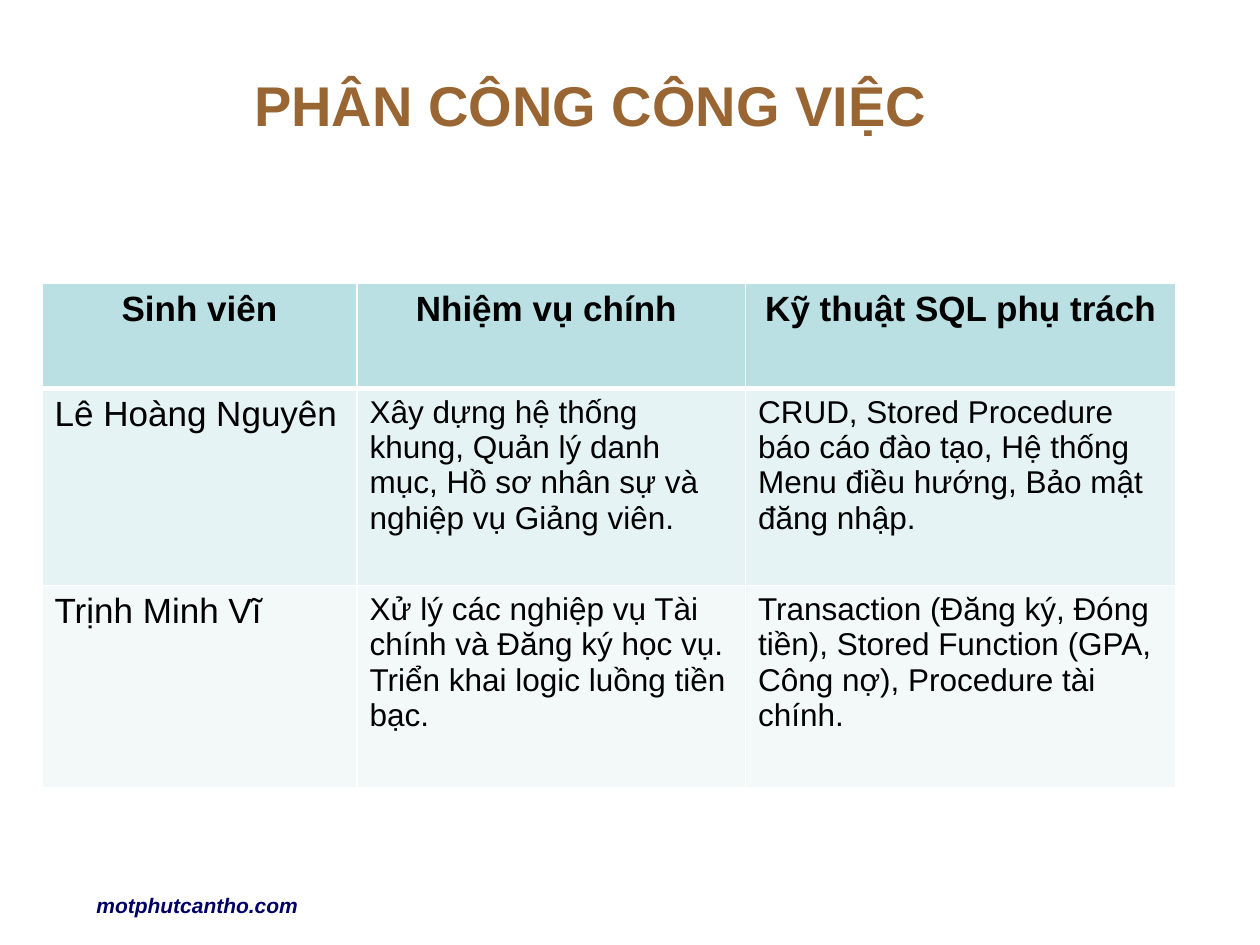
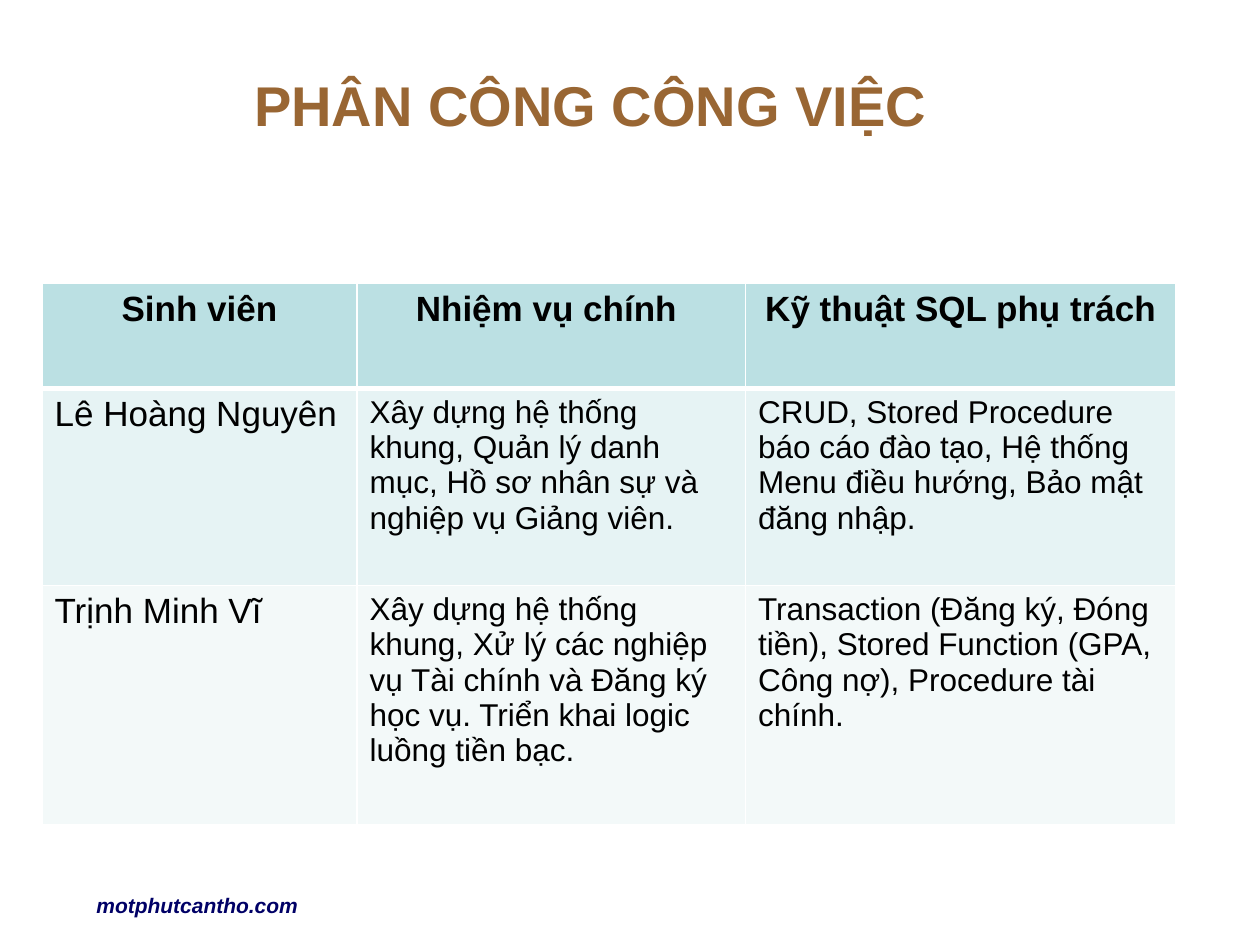
Before and after one commit to NguyenLH2005/nguyenB2306564_viB2306600, a slide deck: slide 7 of nguyenb2306564-vib2306600.pptx. Drawn at 1260x945 pixels with LibreOffice and Linux fonts; fonts in the diff are those of the drawing; background and template pictures are left out. Boxes give left, top, right and bottom in pixels: in the first picture for what was removed or moved away, otherwise in the second. Text is boxed around its words. In the diff, an @@ line names an element or a change of style, - is before the commit and + after.

Commit message:
cap nhat bao cao

```diff
--- a/nguyenb2306564-vib2306600.pptx
+++ b/nguyenb2306564-vib2306600.pptx
@@ table at (x1=42, y1=284, x2=1176, y2=825) @@
-row 3, column 2: Xử lý các nghiệp vụ Tài chính và Đăng ký học vụ. Triển khai logic luồng tiền bạc.
+row 3, column 2: Xây dựng hệ thống khung, Xử lý các nghiệp vụ Tài chính và Đăng ký học vụ. Triển khai logic luồng tiền bạc.
```
